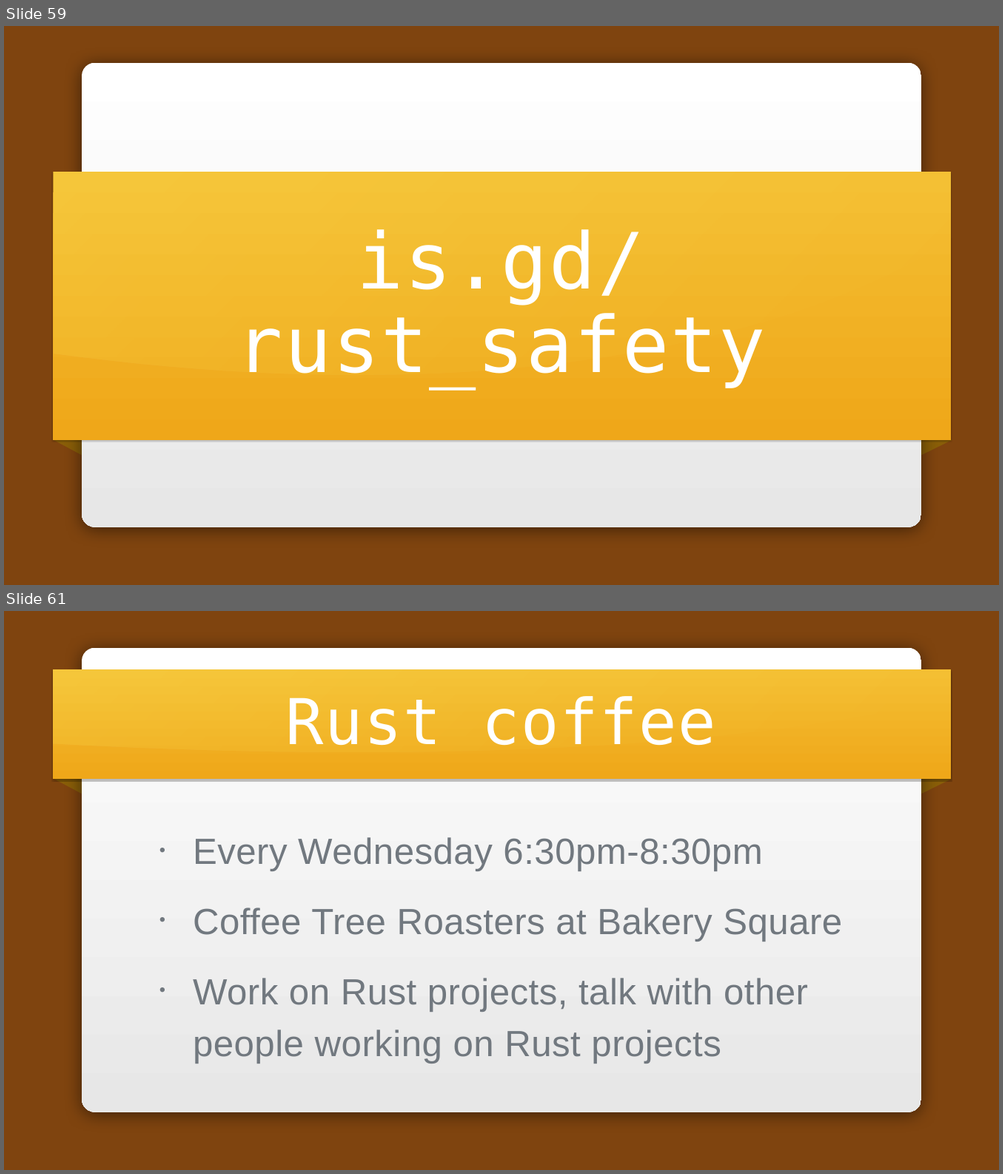
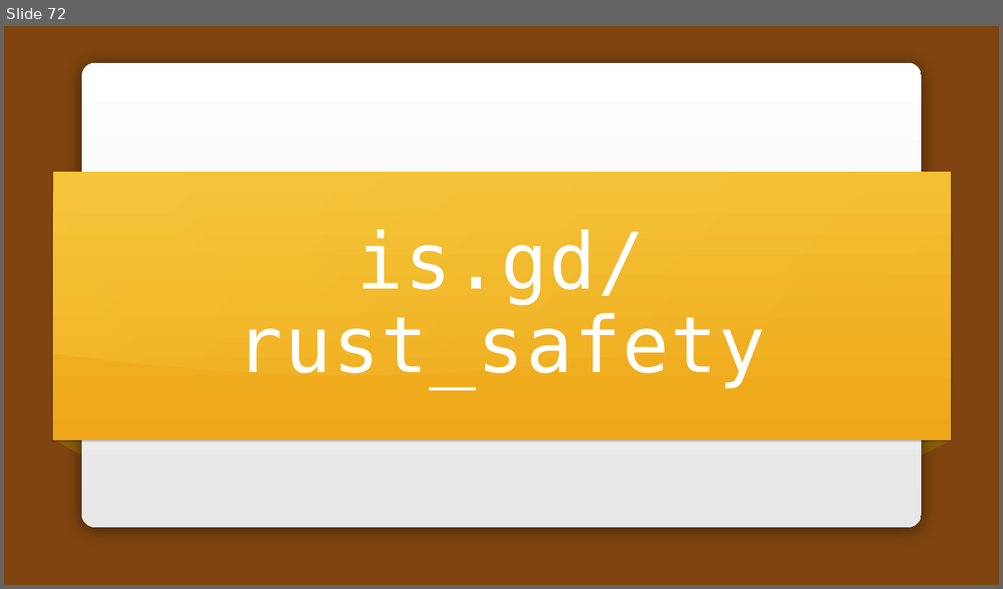
Before and after one commit to carols10cents/rust-safety-presentation, a slide deck: Rust Safety.pptx. Shown one above the other, each under a label of ours: slides 59 and 61 before the commit, slide 72 after it; the slides between them are not shown. The pictures are 1003x1174 and 1003x589 pixels, drawn with LibreOffice and Linux fonts; fonts in the diff are those of the drawing; background and template pictures are left out. Boxes give left, top, right and bottom in pixels: in the first picture for what was removed or moved away, otherwise in the second. Text is boxed around its words. In the diff, an @@ line names an element or a change of style, - is before the commit and + after.

```diff
--- a/Rust Safety.pptx
+++ b/Rust Safety.pptx
@@ slide 61 removed at [4,611,999,1170], background picture (left out); not listed: 1 template element that a slide beside it also shows @@
@@ rectangle removed at [53,669,950,779] @@
@@ freeform shape removed at [54,669,951,752] @@
@@ title removed at [286,696,717,745] @@
-Rust coffee
@@ freeform shape removed at [54,779,82,794] @@
@@ freeform shape removed at [921,779,951,794] @@
@@ text removed at [193,837,842,1064] @@
-• Every Wednesday 6:30pm-8:30pm
-• Coffee Tree Roasters at Bakery Square
-• Work on Rust projects, talk with other people working on Rust projects
@@ what was slide 59 is now slide 72 @@
```
Also in this commit, not shown: 5 slides changed, 18 slides added, 5 other slides removed, 2 other files.
